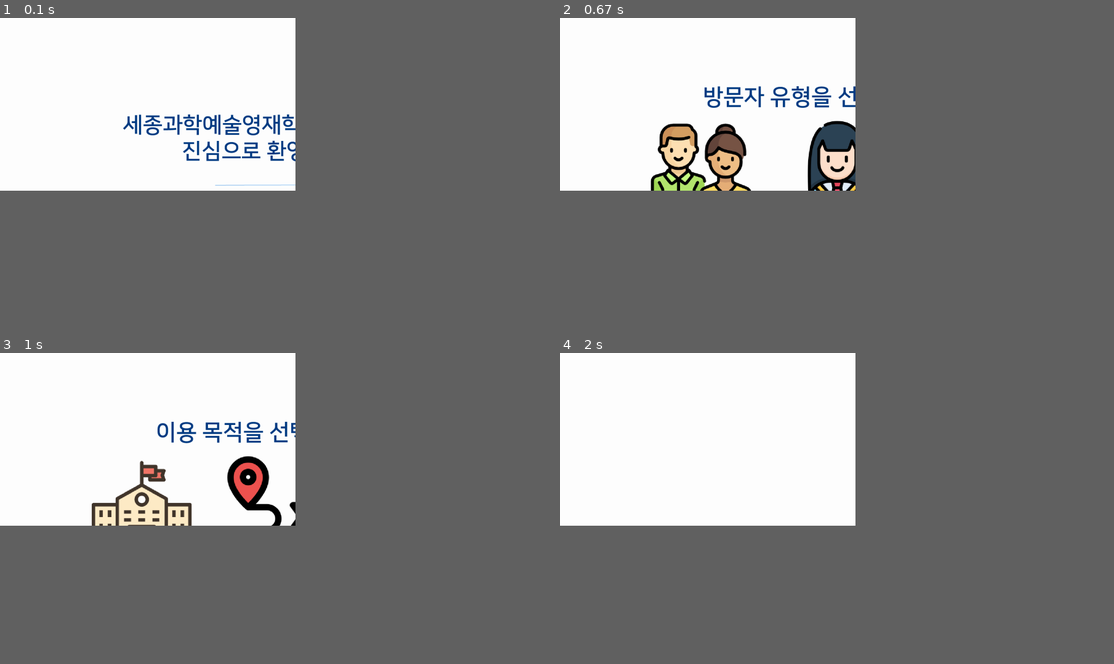
Above: before the commit, frames 1-4 (two rows, left to right).
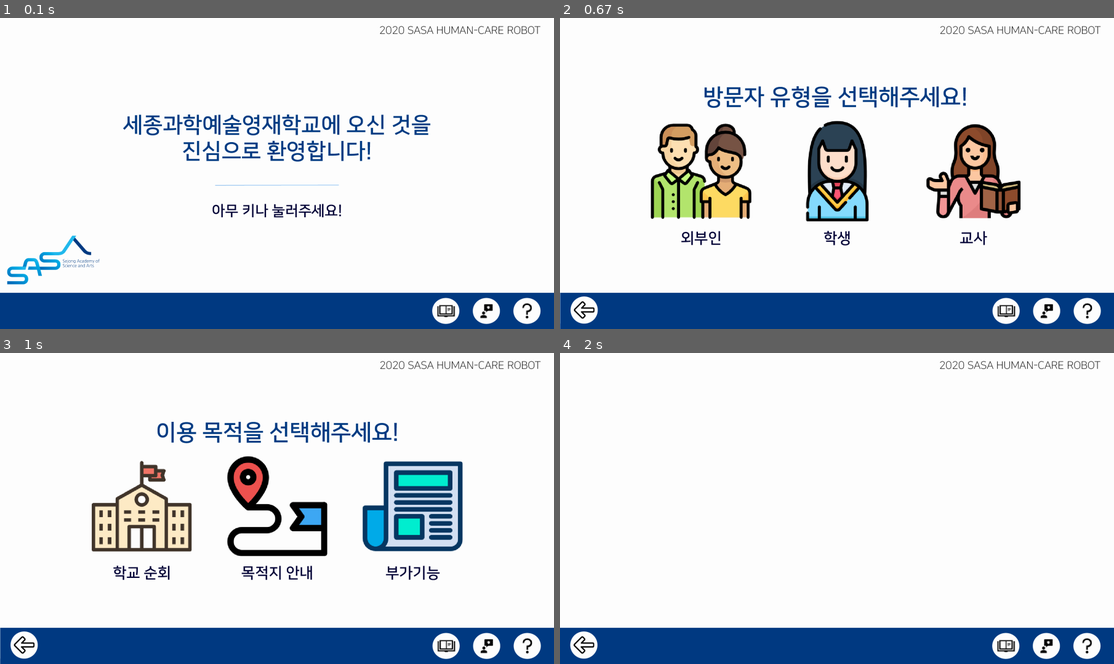
Above: after the commit, the same moments.

Repository: INTestineJY/2020_Human-Care-Robot
Game: pygame game, started from main.py
The game is run twice, just before and just after one commit, with the same random seed, the same clock (stepped at 60 frames per second) and the same inputs.
Inputs (mouse positions are in pixels of both pictures, inside the frame that each line leads up to):
- Up to frame 1 (0.1 s): no input
- Up to frame 2 (0.67 s): click (837, 173) at 0.43 s
- Up to frame 3 (1 s): click (72, 440) at 0.8 s
- Up to frame 4 (2 s): click (787, 440) at 1.2 s
In our replay, the window is 480x281 before the commit and 900x506 after it. These sizes can differ from the game's own. Grey fills any space a smaller window leaves; there, only what the larger window draws over its background counts as a difference.

The runs differ from the first frame. In frame 1, 13% of the frame differs, in the area x 0-100%, y 2-100%; in frame 2, 18%; in frame 3, 19%; in frame 4, 11%.

Commit message:
range 숫자 바꿈 (screen 개수)

Diff:
--- a/deokyongkim.py
+++ b/deokyongkim.py
@@ -19,7 +19,7 @@
     def __init__(self, scene_number):
         self.scene_number = scene_number
         self.scene_list = []
-        for i in range(13):
+        for i in range(15):
             self.scene_list.append('대지 ' + str(i))
         image_name = "./image/test_image/" + self.scene_list[scene_number] + ".png"
         self.sheet = pygame.image.load(image_name)
--- a/main.py
+++ b/main.py
@@ -24,8 +24,8 @@
 # Purpose 2 는 학교 순회 (순회하는 곳의 순서에 맞춰 리스트에 미리 넣어두기)
 
 
-width = 1024
-height = 600
+width = 1920
+height = 1080
 
 back_button_x = 75
 back_button_y = height - 75
@@ -41,7 +41,7 @@
 
 screen_list = []
 
-for i in range(13):
+for i in range(15):
     example_screen = Scene(i)
     screen_list.append(example_screen)
 
